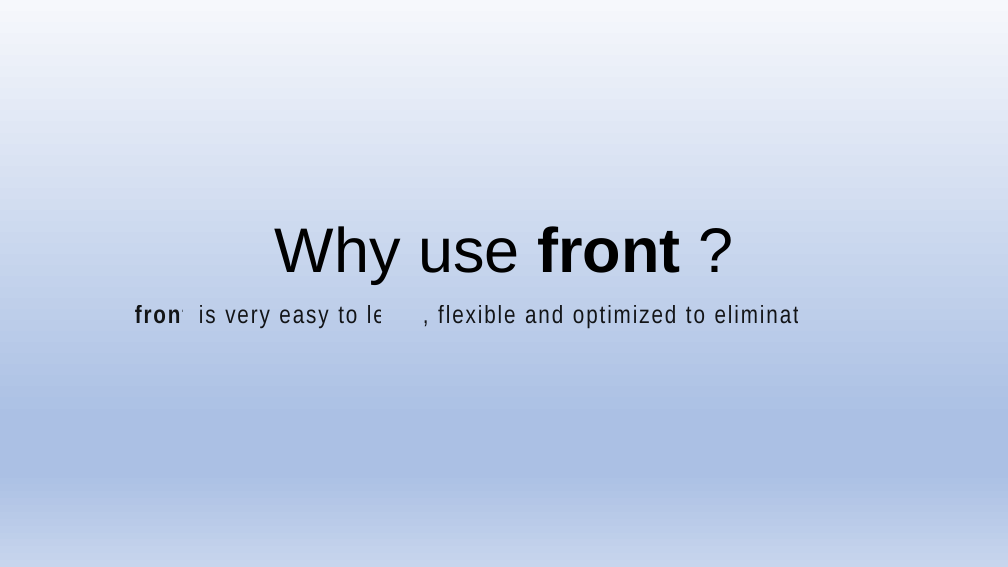
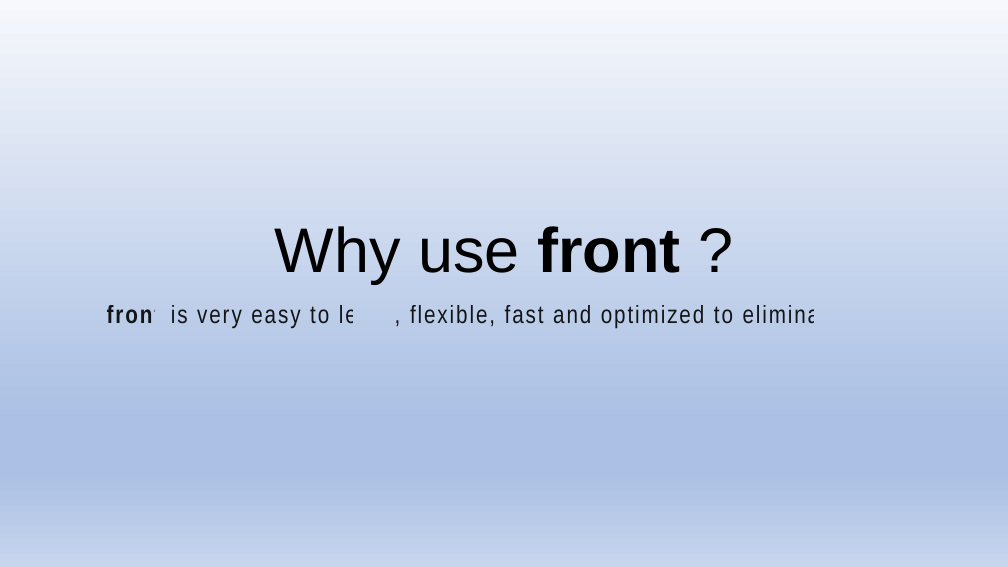
Before and after one commit to aleptra/front, a slide deck: slide 4 of _front.pptx. Drawn at 1008x567 pixels with LibreOffice and Linux fonts; fonts in the diff are those of the drawing. Boxes give left, top, right and bottom in pixels: in the first picture for what was removed or moved away, otherwise in the second. Text is boxed around its words. In the diff, an @@ line names an element or a change of style, - is before the commit and + after.

```diff
--- a/_front.pptx
+++ b/_front.pptx
@@ subtitle at <box>107,305,841,329</box>: text changed @@
-front is very easy to learn, flexible and optimized to eliminate bugs
+front is very easy to learn, flexible, fast and optimized to eliminate bugs
```
Also in this commit, not shown: 1 other slide changed, 1 slide added.
